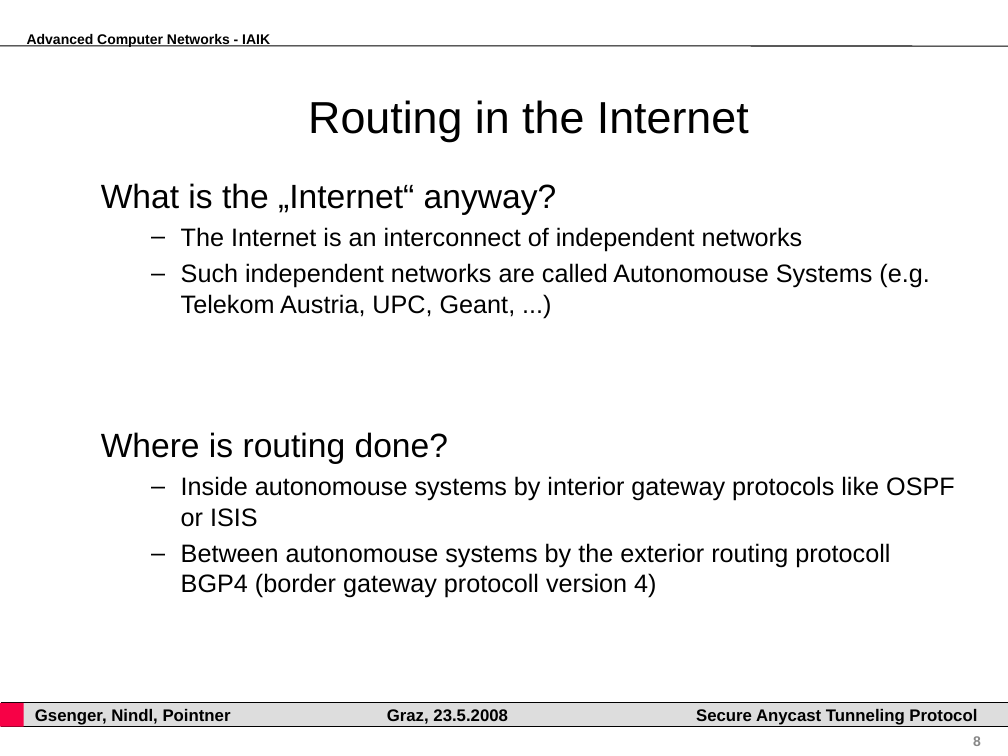
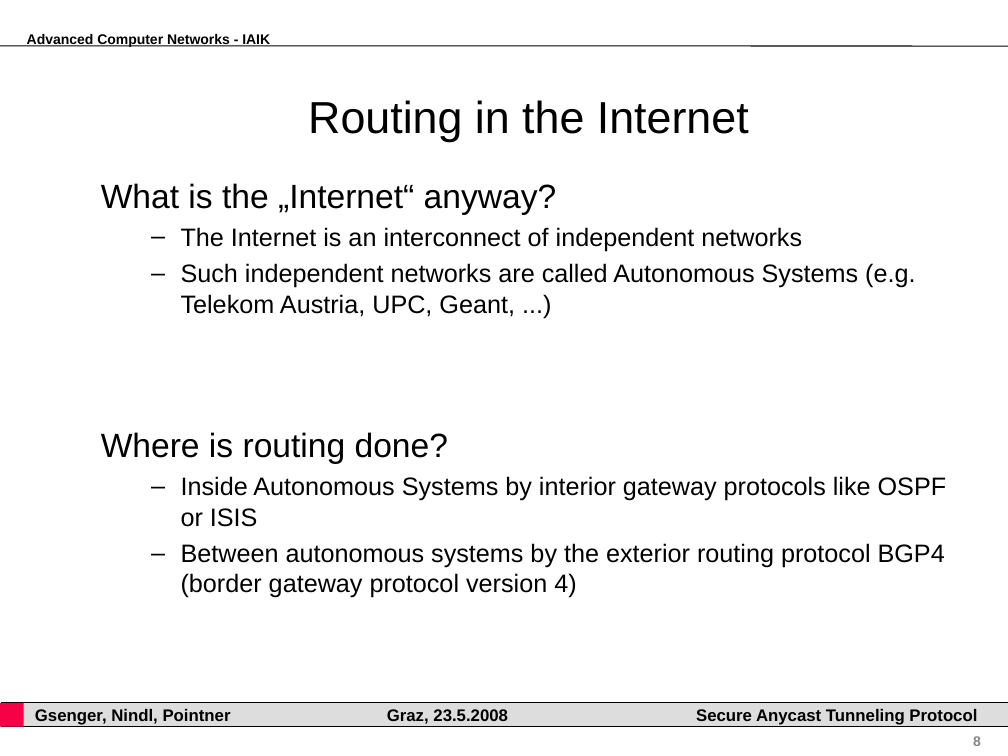
Before and after one commit to pyhedgehog/anytun, a slide deck: slide 8 of papers/acn.ppt. Drawn at 1008x756 pixels with LibreOffice and Linux fonts; fonts in the diff are those of the drawing; background and template pictures are left out. Boxes give left, top, right and bottom in pixels: in the first picture for what was removed or moved away, otherwise in the second. Text is boxed around its words. In the diff, an @@ line names an element or a change of style, - is before the commit and + after.

Commit message:
fixed some typo @ acn presention

```diff
--- a/papers/acn.ppt
+++ b/papers/acn.ppt
@@ text at [101, 183, 802, 464]: indent changed @@
@@ text at [181, 263, 915, 317]: text changed @@
-  – Such independent networks are called Autonomouse Systems (e.g. Telekom Austria, UPC, Geant, ...)
+  – Such independent networks are called Autonomous Systems (e.g. Telekom Austria, UPC, Geant, ...)
@@ text at [181, 476, 947, 598]: text changed @@
-  – Inside autonomouse systems by interior gateway protocols like OSPF or ISIS
-  – Between autonomouse systems by the exterior routing protocoll BGP4 (border gateway protocoll version 4)
+  – Inside Autonomous Systems by interior gateway protocols like OSPF or ISIS
+  – Between autonomous systems by the exterior routing protocol BGP4 (border gateway protocol version 4)
```
Also in this commit, not shown: 23 other slides changed.
